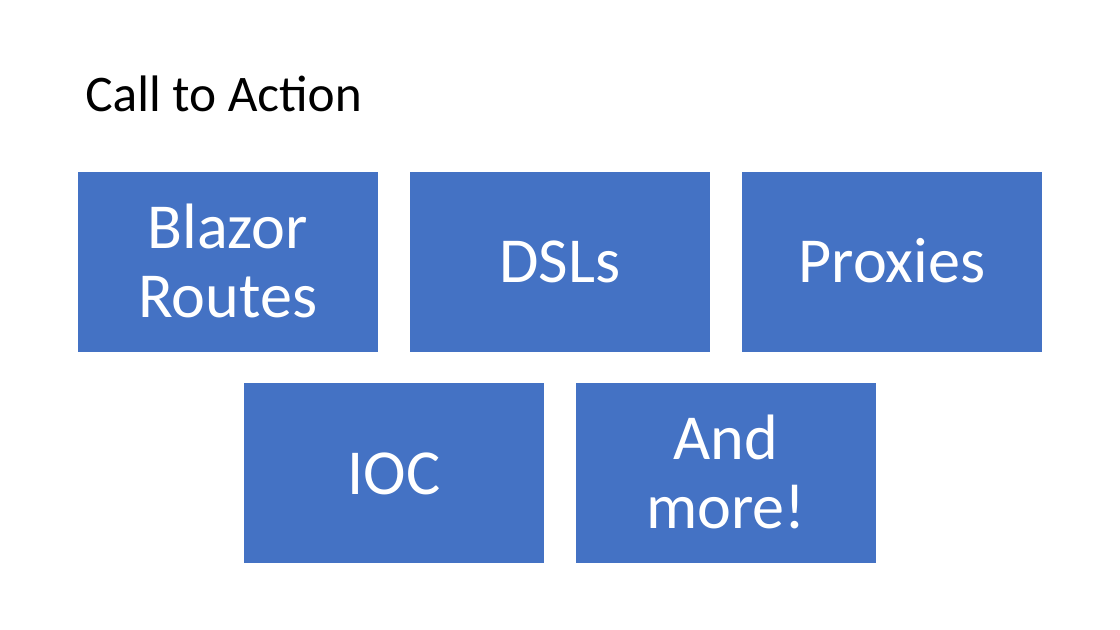
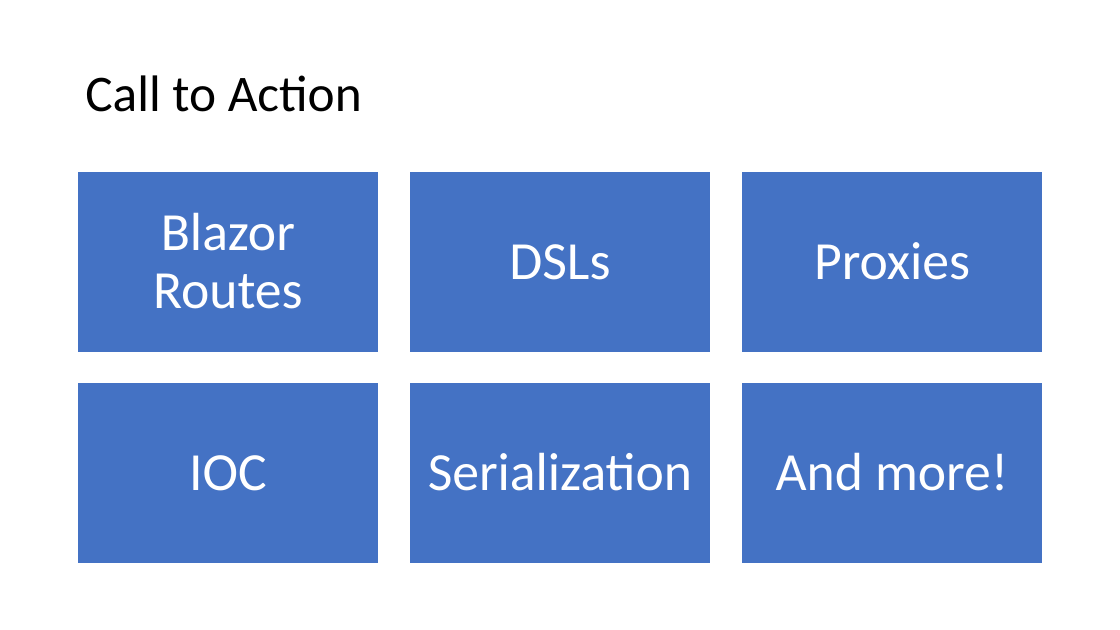
Before and after one commit to JasonBock/Presentations, a slide deck: slide 17 of Using Source Generators for Fun (and Maybe Profit).pptx. Drawn at 1120x630 pixels with LibreOffice and Linux fonts; fonts in the diff are those of the drawing. Boxes give left, top, right and bottom in pixels: in the first picture for what was removed or moved away, otherwise in the second. Text is boxed around its words. In the diff, an @@ line names an element or a change of style, - is before the commit and + after.

```diff
--- a/Using Source Generators for Fun (and Maybe Profit).pptx
+++ b/Using Source Generators for Fun (and Maybe Profit).pptx
@@ text "IOC": place and size @@
-text "IOC" at [348,452,441,495]
+text "IOC" at [189,455,267,491]
@@ rectangle: place and size @@
-rectangle at [243,383,544,565]
+rectangle at [77,383,379,565]
@@ rectangle added at [409,383,711,565], fill #4472C4, outline #FFFFFF 1 pt @@
@@ size 55 to 46 pt; less space between paragraphs in 5 elements at [153,212,302,309], [509,244,610,280], [814,242,970,280], [189,455,267,491], [776,452,1008,491] @@
@@ text "And more!": place and size @@
-text "And more!" at [646,414,805,529]
+text "And more!" at [776,452,1008,491]
@@ rectangle: place and size @@
-rectangle at [576,383,877,565]
+rectangle at [741,383,1043,565]
@@ text added at [428,452,692,491], 46 pt, text #FFFFFF @@
+Serialization
```
Also in this commit, not shown: 1 other slide changed.
